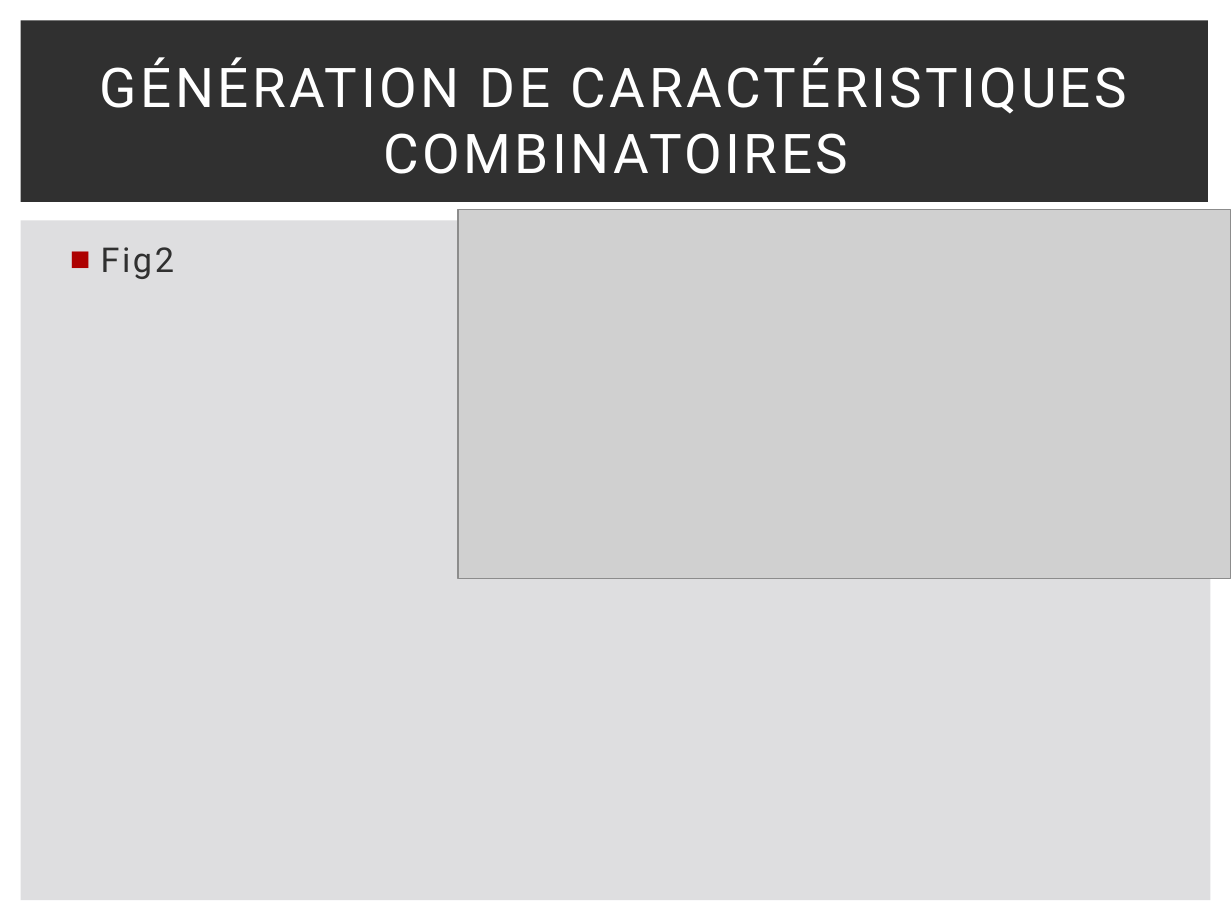
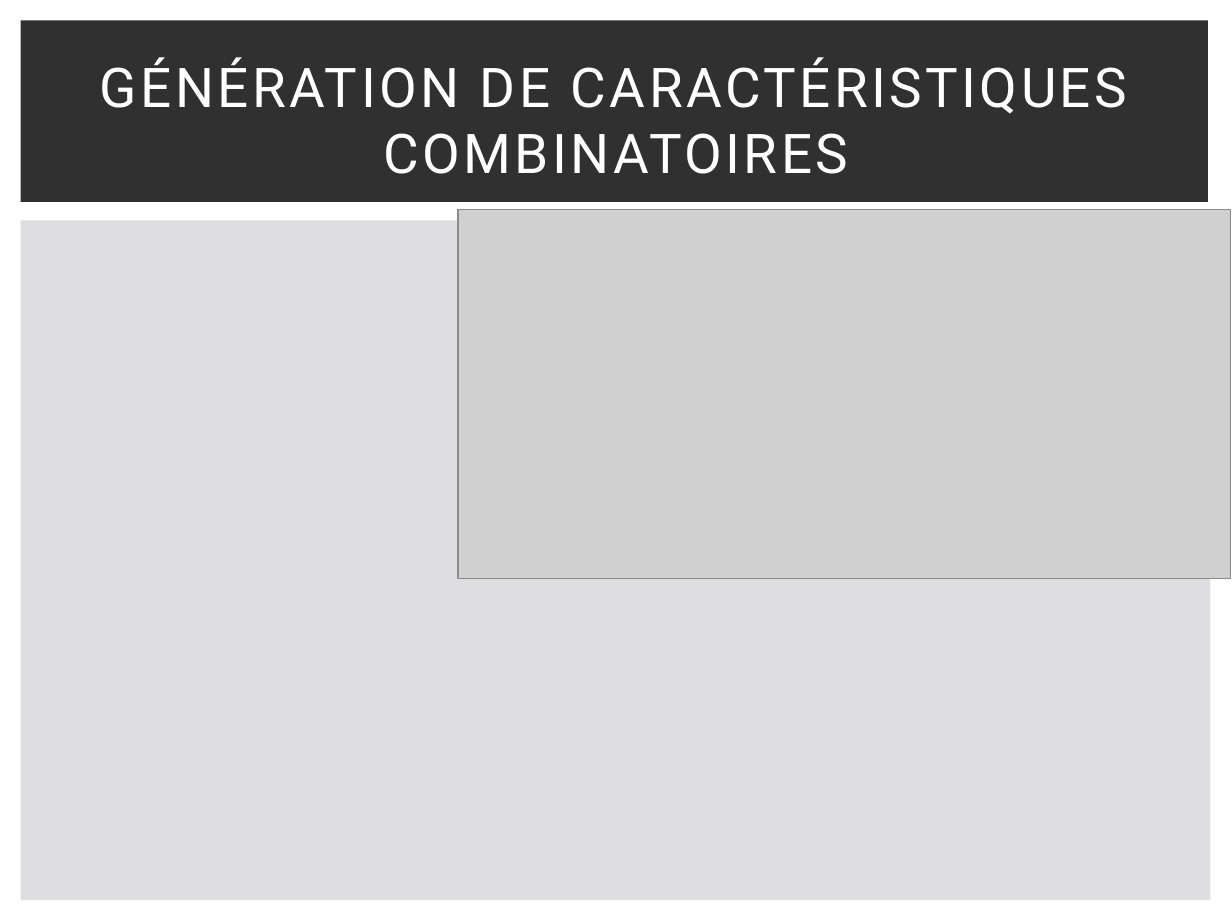
Before and after one commit to MaxChaza/M2BBS, a slide deck: slide 5 of Communication/BlockClust.pptx. Drawn at 1232x924 pixels with LibreOffice and Linux fonts; fonts in the diff are those of the drawing; grey boxes stand for pictures. Boxes give left, top, right and bottom in pixels: in the first picture for what was removed or moved away, otherwise in the second. Text is boxed around its words. In the diff, an @@ line names an element or a change of style, - is before the commit and + after.

```diff
--- a/Communication/BlockClust.pptx
+++ b/Communication/BlockClust.pptx
@@ text removed at bbox=[101, 247, 174, 279] @@
-■ Fig2
```
Also in this commit, not shown: 2 other slides changed, 14 other files.
